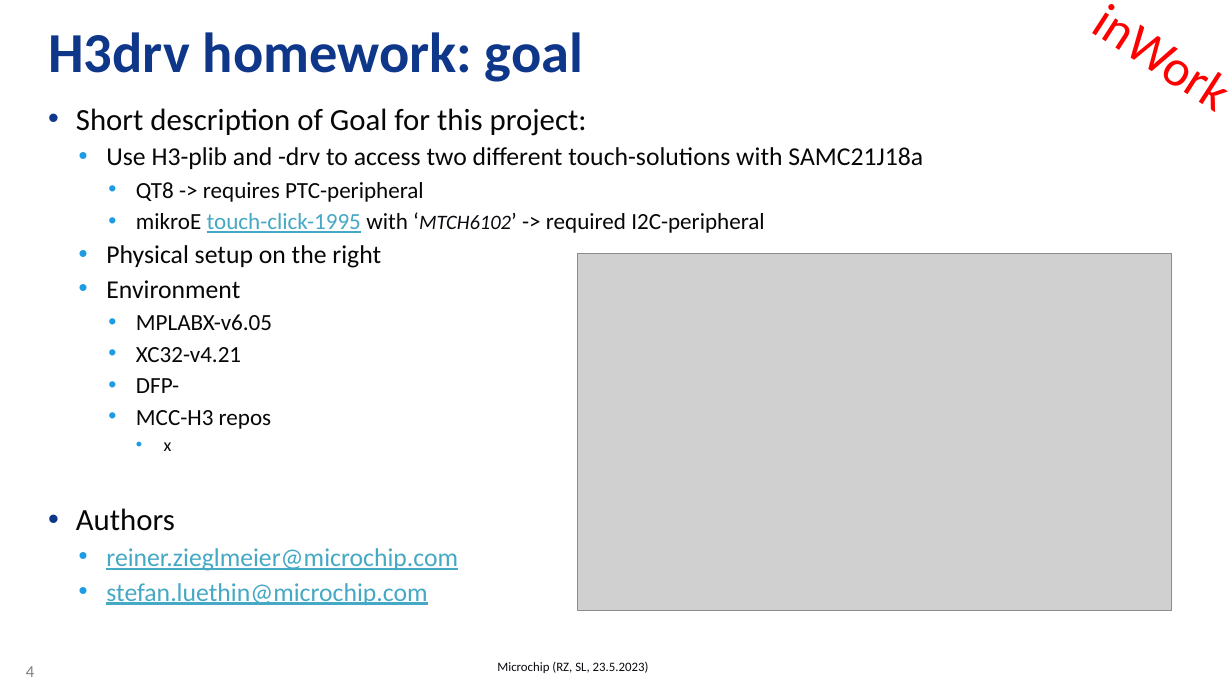
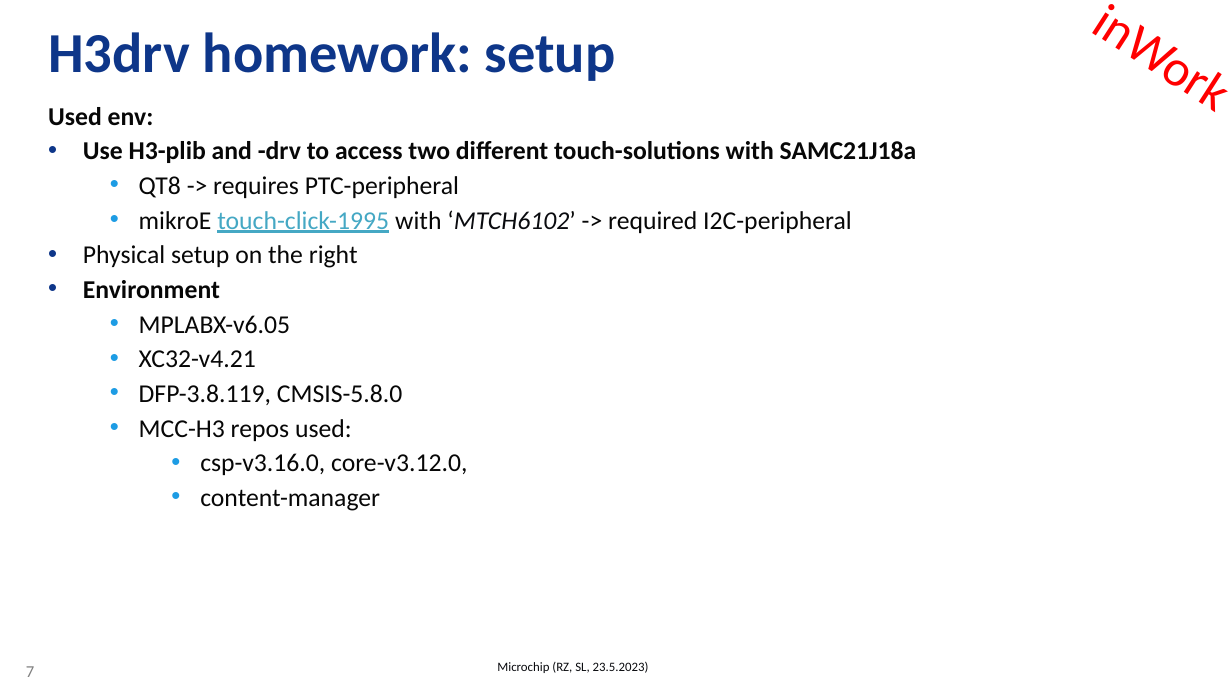
Before and after one commit to stefanluethin-microchip/h3_touch_samc21, a slide deck: slide 7 of H3drvHome_RZ-SL_C21_touch.pptx (slide 4 before the commit). Drawn at 1232x693 pixels with LibreOffice and Linux fonts; fonts in the diff are those of the drawing; grey boxes stand for pictures; background and template pictures are left out. Boxes give left, top, right and bottom in pixels: in the first picture for what was removed or moved away, otherwise in the second. Text is boxed around its words. In the diff, an @@ line names an element or a change of style, - is before the commit and + after.

```diff
--- a/H3drvHome_RZ-SL_C21_touch.pptx
+++ b/H3drvHome_RZ-SL_C21_touch.pptx
@@ title at [48,32,616,81]: text changed @@
-H3drv homework: goal
+H3drv homework: setup
@@ text at [48,107,154,126]: text changed; size 24 to 20 pt; bold on @@
-• Short description of Goal for this project:
+Used env:
@@ text at [83,141,917,367]: bold on in "Use H3-plib and -drv to access two ...", "Environment"; size 18 to 20 pt in "QT8 -> requires PTC-peripheral", "mikroE touch-click-1995 with ‘MTCH6102’ -> required I2C-peri ...", "MPLABX-v6.05", "XC32-v4.21"; size 16 to 20 pt in "‘MTCH6102’"; list level 2 to 1 in "Use H3-plib and -drv to ..."; bullet colour #1D9CE4 to #0E3689; list level 3 to 2 in "QT8 -> requires PTC-peripheral"; list level 3 to 2 in "mikroE touch-click-1995 with ‘MTCH6102’ -> ..."; list level 2 to 1 in "Physical setup on the right"; list level 2 to 1 in "Environment"; list level 3 to 2 in "MPLABX-v6.05"; list level 3 to 2 in "XC32-v4.21" @@
@@ picture removed at [578,253,1171,611] @@
@@ text at [139,384,467,511]: text changed; text colour #45A8C4 to #070707 @@
-    • DFP-
-    • MCC-H3 repos
-      • x
-• Authors
-  • reiner.zieglmeier@microchip.com
-  • stefan.luethin@microchip.com
+  • DFP-3.8.119, CMSIS-5.8.0
+  • MCC-H3 repos used:
+    • csp-v3.16.0, core-v3.12.0,
+    • content-manager
@@ page number at [26,666,34,677]: text changed @@
-4
+7
```
Also in this commit, not shown: 6 other slides changed, 8 slides added.
